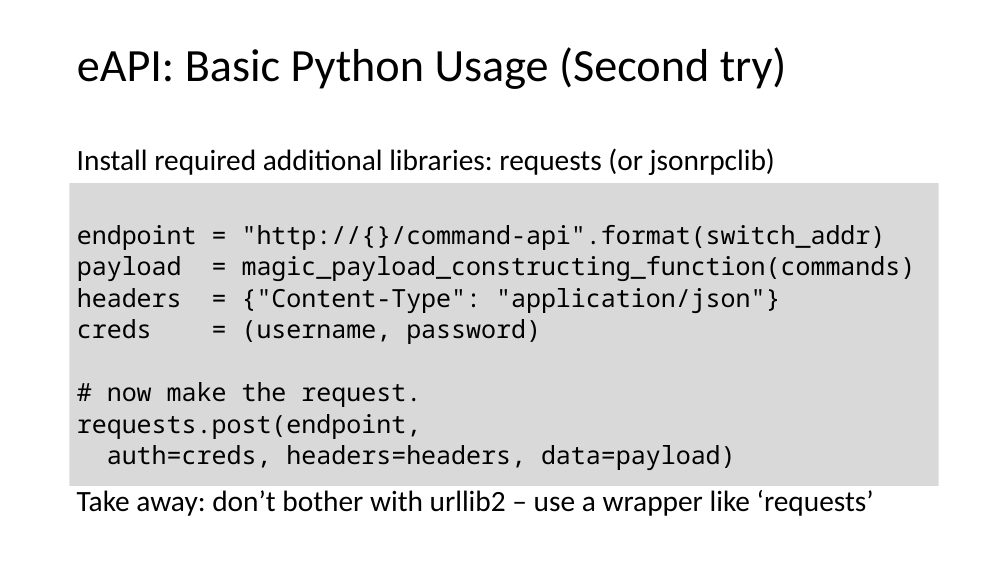
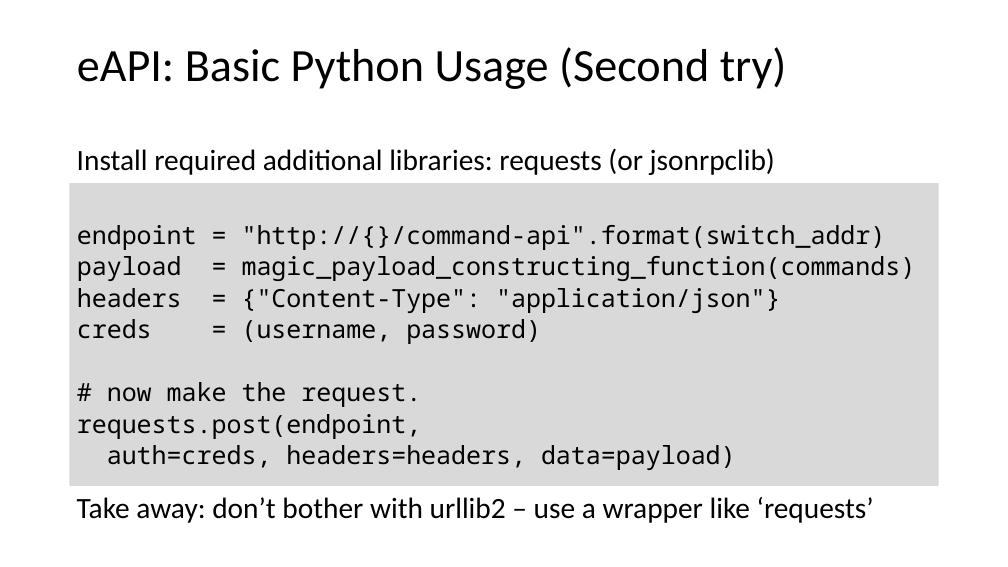
Before and after one commit to arista-northwest/arista-programmability, a slide deck: slide 5 of Arista Programmability.pptx. Drawn at 1008x567 pixels with LibreOffice and Linux fonts; fonts in the diff are those of the drawing. Boxes give left, top, right and bottom in pixels: in the first picture for what was removed or moved away, otherwise in the second. Text is boxed around its words. In the diff, an @@ line names an element or a change of style, - is before the commit and + after.

```diff
--- a/Arista Programmability.pptx
+++ b/Arista Programmability.pptx
@@ text "Take away: don’t bother with ...": place and size @@
-text "Take away: don’t bother with ..." at (77, 490, 874, 516)
+text "Take away: don’t bother with ..." at (77, 497, 874, 523)
```
Also in this commit, not shown: 2 other slides changed, 1 slide added, 1 other file.
